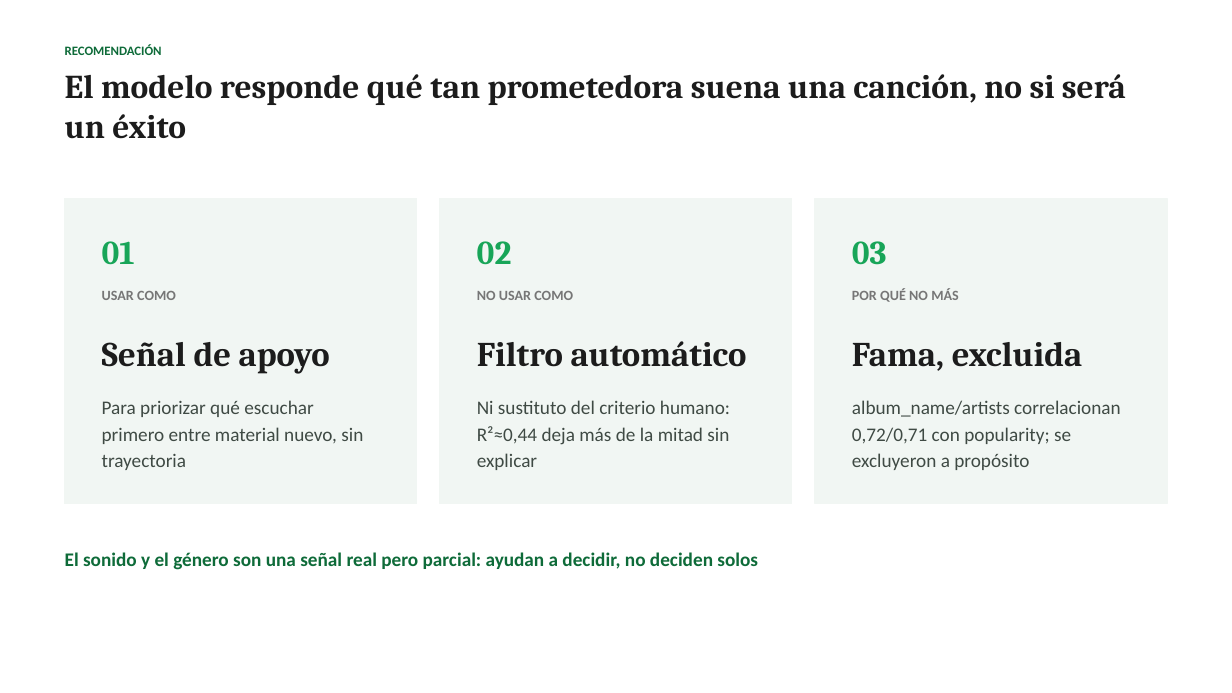
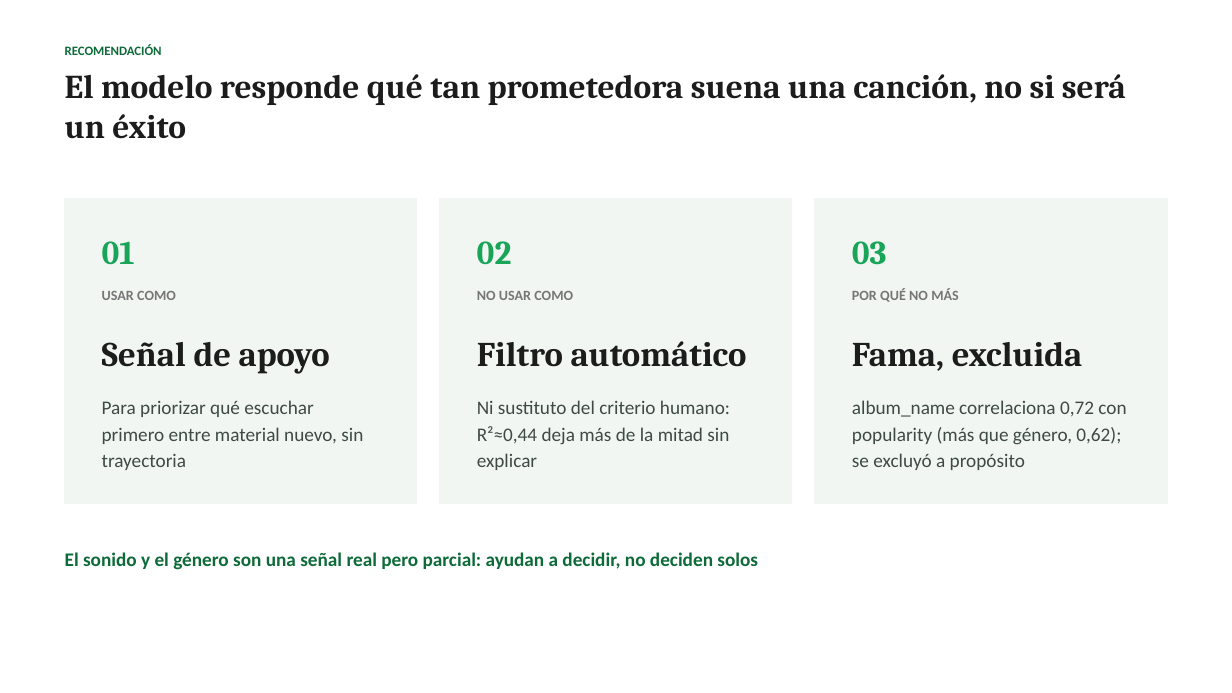
Before and after one commit to Felipe-Ahumada/Spotify-Tracks-Dataset, a slide deck: slide 18 of docs/EP1_Spotify_Presentacion_1.pptx. Drawn at 1232x693 pixels with LibreOffice and Linux fonts; fonts in the diff are those of the drawing. Boxes give left, top, right and bottom in pixels: in the first picture for what was removed or moved away, otherwise in the second. Text is boxed around its words. In the diff, an @@ line names an element or a change of style, - is before the commit and + after.

```diff
--- a/docs/EP1_Spotify_Presentacion_1.pptx
+++ b/docs/EP1_Spotify_Presentacion_1.pptx
@@ text at (852, 400, 1126, 470): text changed @@
-album_name/artists correlacionan 0,72/0,71 con popularity; se excluyeron a propósito
+album_name correlaciona 0,72 con popularity (más que género, 0,62); se excluyó a propósito
```
Also in this commit, not shown: 1 other slide changed, 1 other file.
